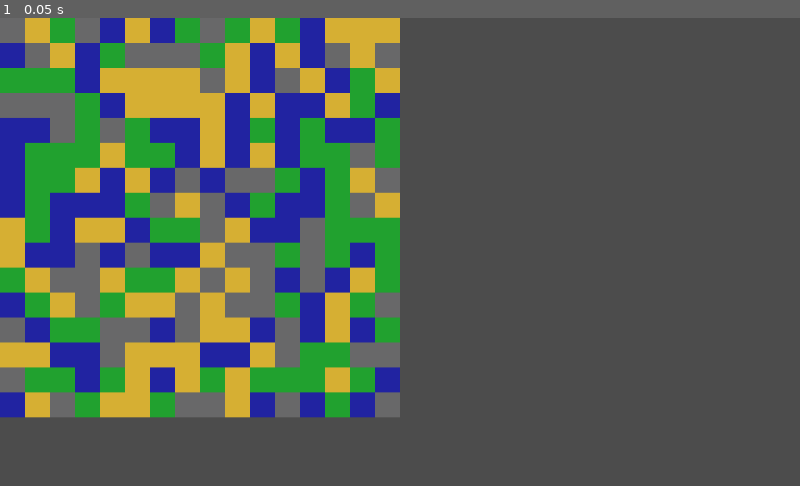
Above: before the commit, frame 1.
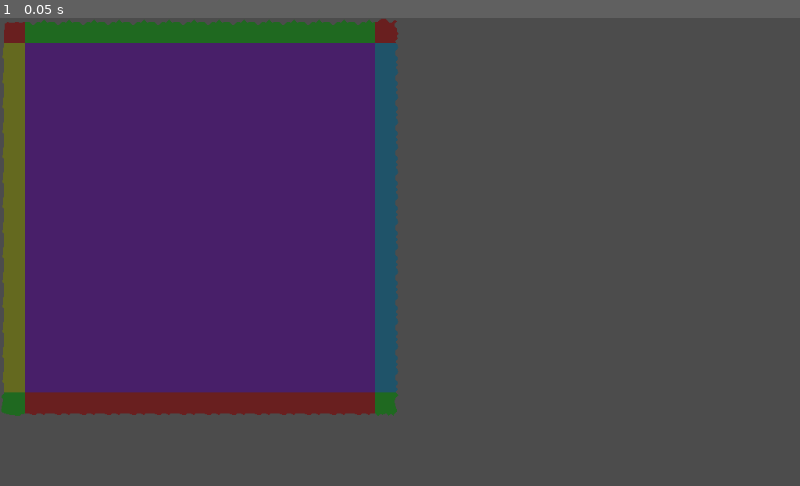
Above: after the commit, the same moment.

Repository: devlex-online/GodotExperiments
Game: Godot game, scene res://MainScene.tscn
Two runs of this game, one before a commit and one after it. Both use one fixed random seed, a clock stepped at 60 frames per second and the inputs below.
Inputs:
- Up to frame 1 (0.05 s): no input

The runs differ from the first frame. In frame 1, 43% of the frame differs, in the area x 0-50%, y 0-86%.

Commit message:
playing around with autotiles

Diff:
--- a/ProceduralTileMapGeneration/DummyTileSet.tres
+++ b/ProceduralTileMapGeneration/DummyTileSet.tres
@@ -1,6 +1,7 @@
-[gd_resource type="TileSet" load_steps=2 format=2]
+[gd_resource type="TileSet" load_steps=3 format=2]
 
 [ext_resource path="res://DummyTileSet.png" type="Texture" id=1]
+[ext_resource path="res://DummyTileSetForAutoTiling.png" type="Texture" id=2]
 
 [resource]
 0/name = "stone"
@@ -59,3 +60,26 @@
 3/shape_one_way_margin = 0.0
 3/shapes = [  ]
 3/z_index = 0
+4/name = "DummyTileSetForAutoTiling.png 4"
+4/texture = ExtResource( 2 )
+4/tex_offset = Vector2( 0, 0 )
+4/modulate = Color( 1, 1, 1, 1 )
+4/region = Rect2( 0, 0, 96, 96 )
+4/tile_mode = 1
+4/autotile/bitmask_mode = 0
+4/autotile/bitmask_flags = [ Vector2( 0, 0 ), 432, Vector2( 0, 1 ), 438, Vector2( 0, 2 ), 54, Vector2( 1, 0 ), 504, Vector2( 1, 1 ), 511, Vector2( 1, 2 ), 63, Vector2( 2, 0 ), 216, Vector2( 2, 1 ), 219, Vector2( 2, 2 ), 27 ]
+4/autotile/icon_coordinate = Vector2( 1, 1 )
+4/autotile/tile_size = Vector2( 32, 32 )
+4/autotile/spacing = 0
+4/autotile/occluder_map = [  ]
+4/autotile/navpoly_map = [  ]
+4/autotile/priority_map = [  ]
+4/autotile/z_index_map = [  ]
+4/occluder_offset = Vector2( 0, 0 )
+4/navigation_offset = Vector2( 0, 0 )
+4/shape_offset = Vector2( 0, 0 )
+4/shape_transform = Transform2D( 1, 0, 0, 1, 0, 0 )
+4/shape_one_way = false
+4/shape_one_way_margin = 0.0
+4/shapes = [  ]
+4/z_index = 0
--- a/ProceduralTileMapGeneration/MainScene.tscn
+++ b/ProceduralTileMapGeneration/MainScene.tscn
@@ -9,4 +9,5 @@
 tile_set = ExtResource( 1 )
 cell_size = Vector2( 32, 32 )
 format = 1
+tile_data = PoolIntArray( 589831, 5, 0, 589835, 5, 0, 655367, 5, 0 )
 script = ExtResource( 2 )
--- a/ProceduralTileMapGeneration/TileMap.gd
+++ b/ProceduralTileMapGeneration/TileMap.gd
@@ -18,9 +18,10 @@
 		grid.append([])
 		for y in grid_size.y:
 			grid[x].append(null)
-			set_cell(x,y,tiles[randi()  % tiles.size()])
+			set_cell(x,y,4)
+			#set_cell(x,y,tiles[randi()  % tiles.size()])
 
-
+	update_bitmask_region(Vector2(0,0), grid_size)
 
 # Called every frame. 'delta' is the elapsed time since the previous frame.
 #func _process(delta):
Binary file added: ProceduralTileMapGeneration/DummyTileSetForAutoTiling.png
Not shown, added: ProceduralTileMapGeneration/DummyTileSetForAutoTiling.png.import
Not shown, added: ProceduralTileMapGeneration/DummyTileSetsForAutoTiling.pmf
